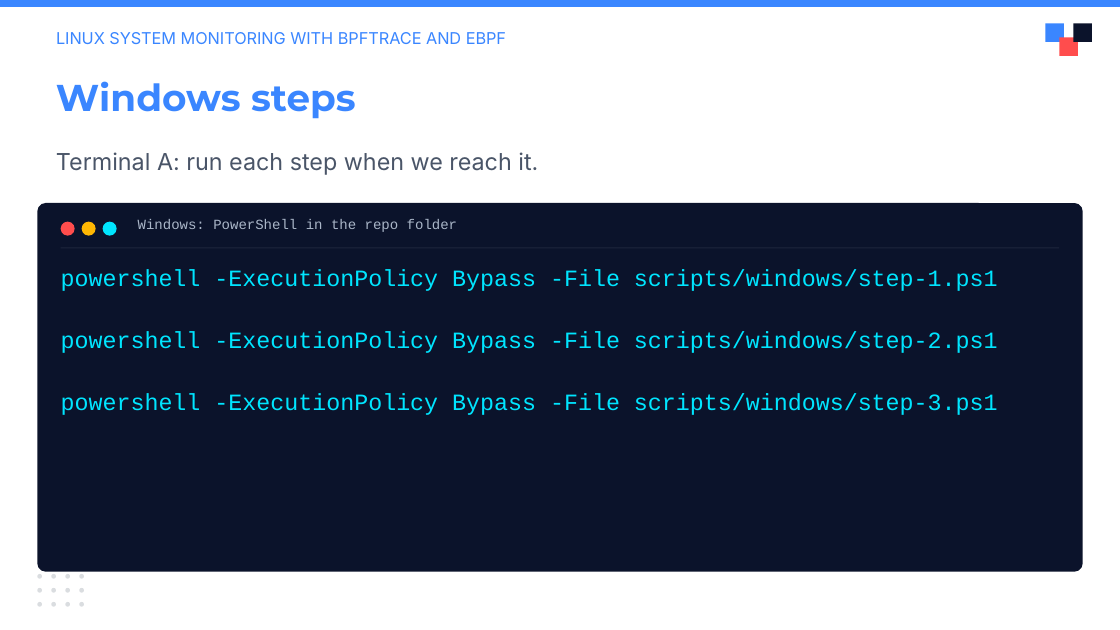
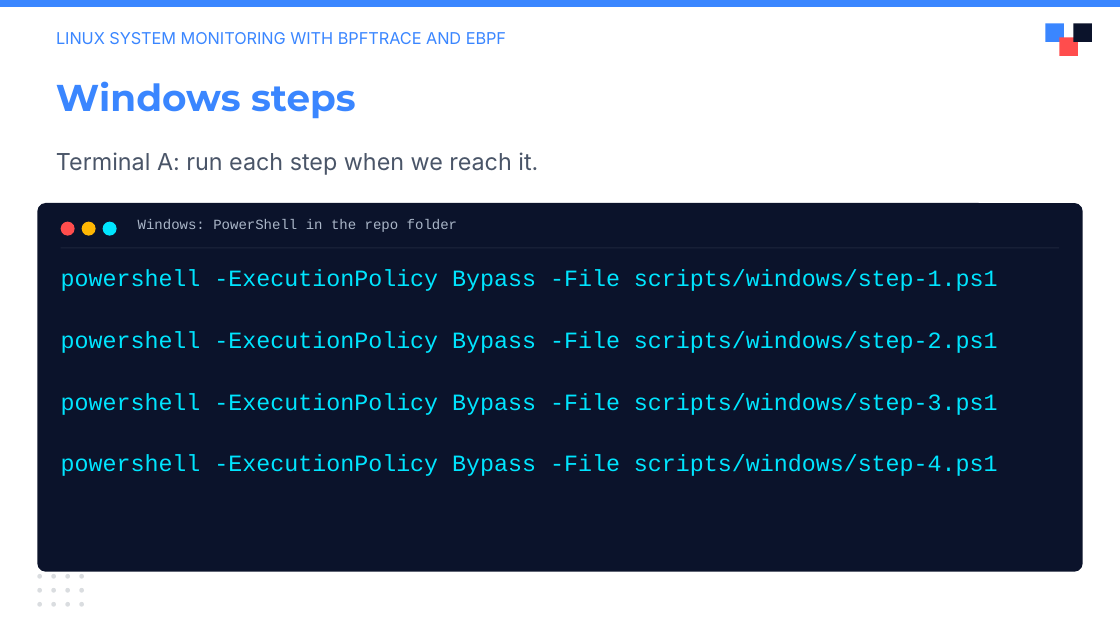
Before and after one commit to julianshalaby-perj/falco-libs-workshop, a slide deck: slide 7 of presentation/falco-libs-intro.pptx (slide 8 before the commit). Drawn at 1120x630 pixels with LibreOffice and Linux fonts; fonts in the diff are those of the drawing; background and template pictures are left out. Boxes give left, top, right and bottom in pixels: in the first picture for what was removed or moved away, otherwise in the second. Text is boxed around its words. In the diff, an @@ line names an element or a change of style, - is before the commit and + after.

Commit message:
Teach source creation as step 1 and renumber collector stages

```diff
--- a/presentation/falco-libs-intro.pptx
+++ b/presentation/falco-libs-intro.pptx
@@ text at (61, 454, 998, 476): paragraph added @@
+powershell -ExecutionPolicy Bypass -File scripts/windows/step-4.ps1
```
Also in this commit, not shown: 9 other slides changed.
